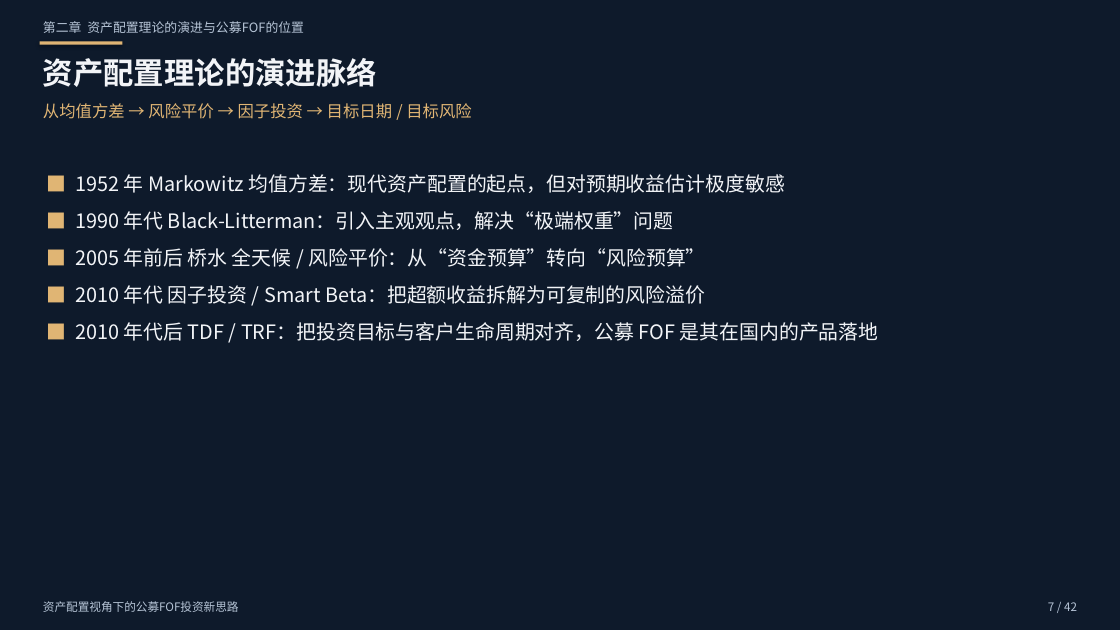
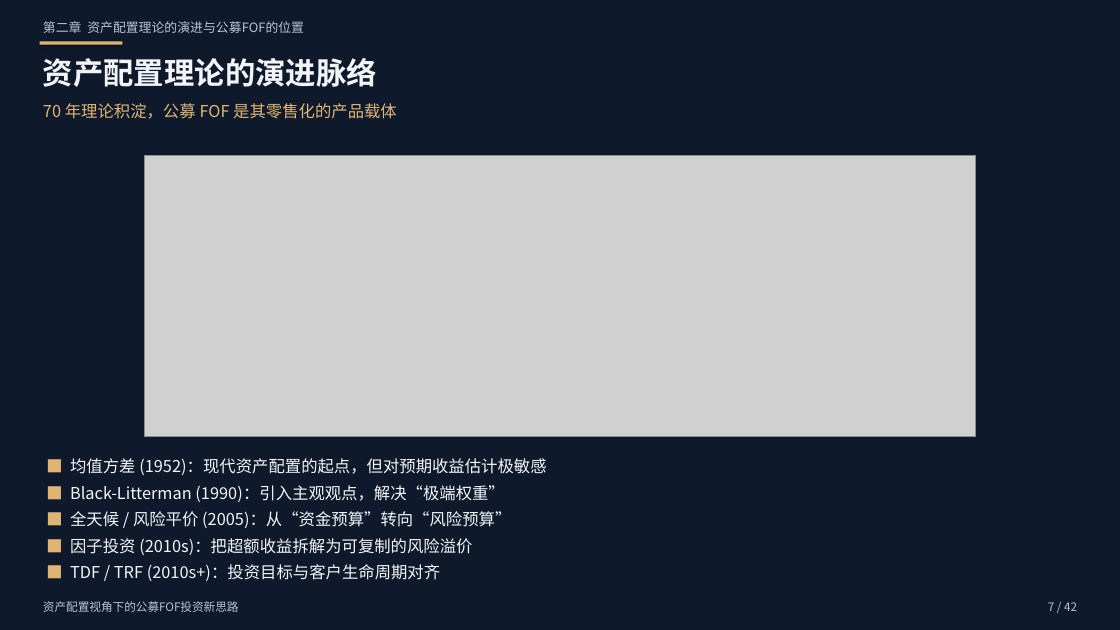
Before and after one commit to xuchendu-web/GGSDDU, a slide deck: slide 7 of output/FOF资产配置新思路.pptx. Drawn at 1120x630 pixels with LibreOffice and Linux fonts; fonts in the diff are those of the drawing; grey boxes stand for pictures. Boxes give left, top, right and bottom in pixels: in the first picture for what was removed or moved away, otherwise in the second. Text is boxed around its words. In the diff, an @@ line names an element or a change of style, - is before the commit and + after.

```diff
--- a/output/FOF资产配置新思路.pptx
+++ b/output/FOF资产配置新思路.pptx
@@ text at (43,103,397,119): text changed @@
-从均值方差 → 风险平价 → 因子投资 → 目标日期 / 目标风险
+70 年理论积淀，公募 FOF 是其零售化的产品载体
@@ picture added at (145,155,976,437) @@
@@ text at (70,458,546,581): text changed; size 17 to 14 pt @@
-■ 1952 年 Markowitz 均值方差：现代资产配置的起点，但对预期收益估计极度敏感
-■ 1990 年代 Black-Litterman：引入主观观点，解决“极端权重”问题
-■ 2005 年前后 桥水 全天候 / 风险平价：从“资金预算”转向“风险预算”
-■ 2010 年代 因子投资 / Smart Beta：把超额收益拆解为可复制的风险溢价
-■ 2010 年代后 TDF / TRF：把投资目标与客户生命周期对齐，公募 FOF 是其在国内的产品落地
+■ 均值方差 (1952)：现代资产配置的起点，但对预期收益估计极敏感
+■ Black-Litterman (1990)：引入主观观点，解决“极端权重”
+■ 全天候 / 风险平价 (2005)：从“资金预算”转向“风险预算”
+■ 因子投资 (2010s)：把超额收益拆解为可复制的风险溢价
+■ TDF / TRF (2010s+)：投资目标与客户生命周期对齐
```
Also in this commit, not shown: 9 other slides changed, 13 other files.
